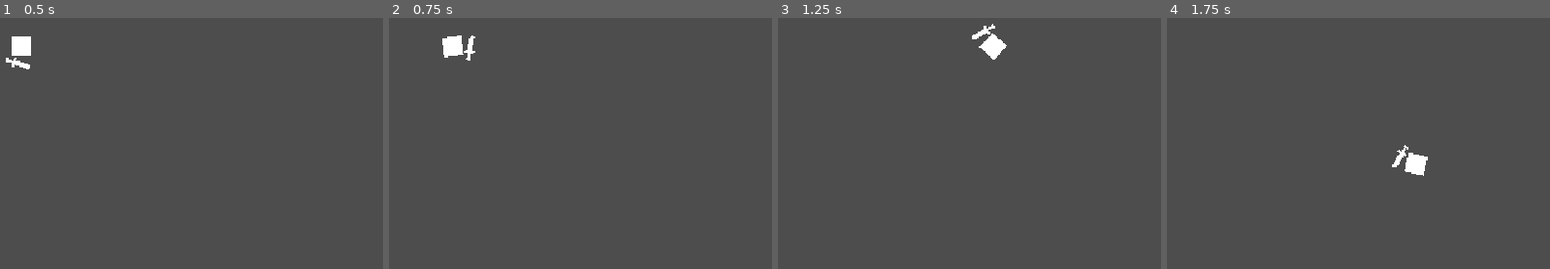
Above: before the commit, frames 1-4 (left to right).
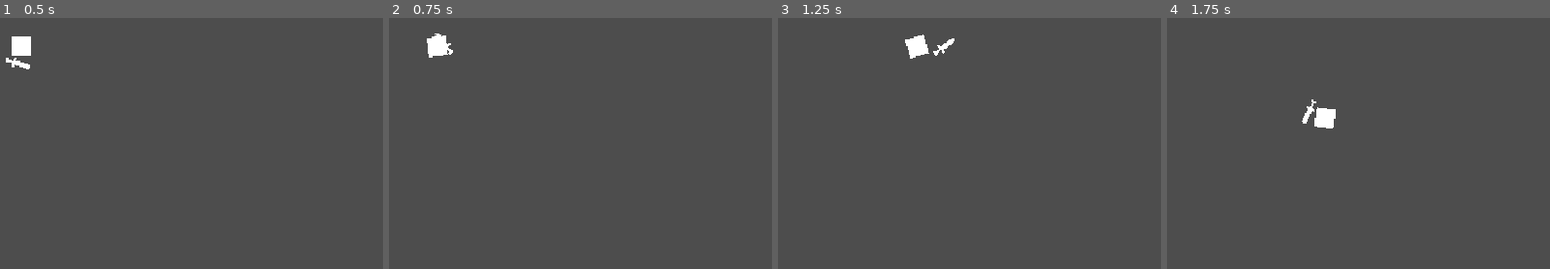
Above: after the commit, the same moments.

Repository: zMenta/Cubesh
Game: Godot game, scene res://main/main.tscn
The game is run twice, just before and just after one commit, with the same random seed, the same clock (stepped at 60 frames per second) and the same inputs.
Inputs (mouse positions are in pixels of both pictures, inside the frame that each line leads up to):
- Up to frame 1 (0.5 s): no input
- Up to frame 2 (0.75 s): tap Enter at 0.5 s; move the mouse to (580, 28) at 0.52 s; hold D (right) from 0.53 s (still down); click (580, 28) at 0.6 s
- Up to frame 3 (1.25 s): keep holding D (right)
- Up to frame 4 (1.75 s): move the mouse to (outside the picture) at 1.27 s; release D (right) at 1.28 s; hold S (down) from 1.28 s (still down); click (outside the picture) at 1.35 s

Frame 1 is identical in both runs. In frame 2, 0.8% of the frame differs, in the area x 9-23%, y 6-17%; in frame 3, 1.0%, in the area x 33-60%, y 2-17%; in frame 4, 1.0%.

Commit message:
player speed adjustments

Diff:
--- a/player/player.gd
+++ b/player/player.gd
@@ -3,8 +3,8 @@
 @export var current_weapon : Weapon
 @onready var animation := $AnimationPlayer
 
-const SPEED = 250
-const ACCELERATION = 30
+const SPEED = 150
+const ACCELERATION = 20
 const FRICTION = 25
 
 
--- a/player/player.tscn
+++ b/player/player.tscn
@@ -99,8 +99,9 @@
 "thrust_attack": SubResource("Animation_0qvry")
 }
 
-[node name="Player" type="CharacterBody2D"]
+[node name="Player" type="CharacterBody2D" node_paths=PackedStringArray("current_weapon")]
 script = ExtResource("1_hmwl6")
+current_weapon = NodePath("WeaponSlot/Sword")
 
 [node name="CollisionShape2D" type="CollisionShape2D" parent="."]
 shape = SubResource("CircleShape2D_ia72d")
